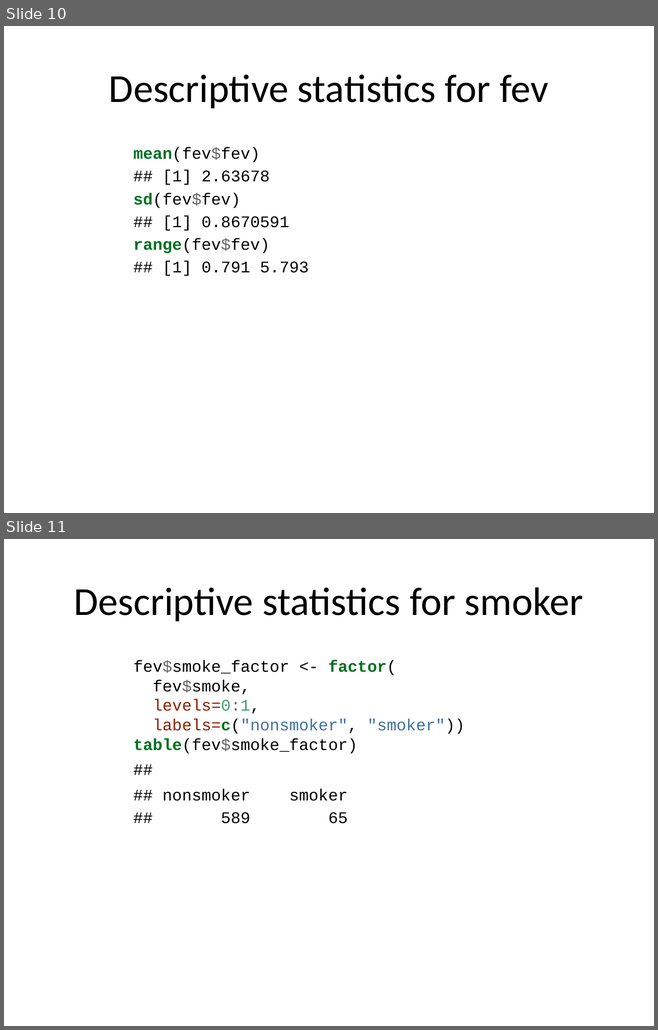
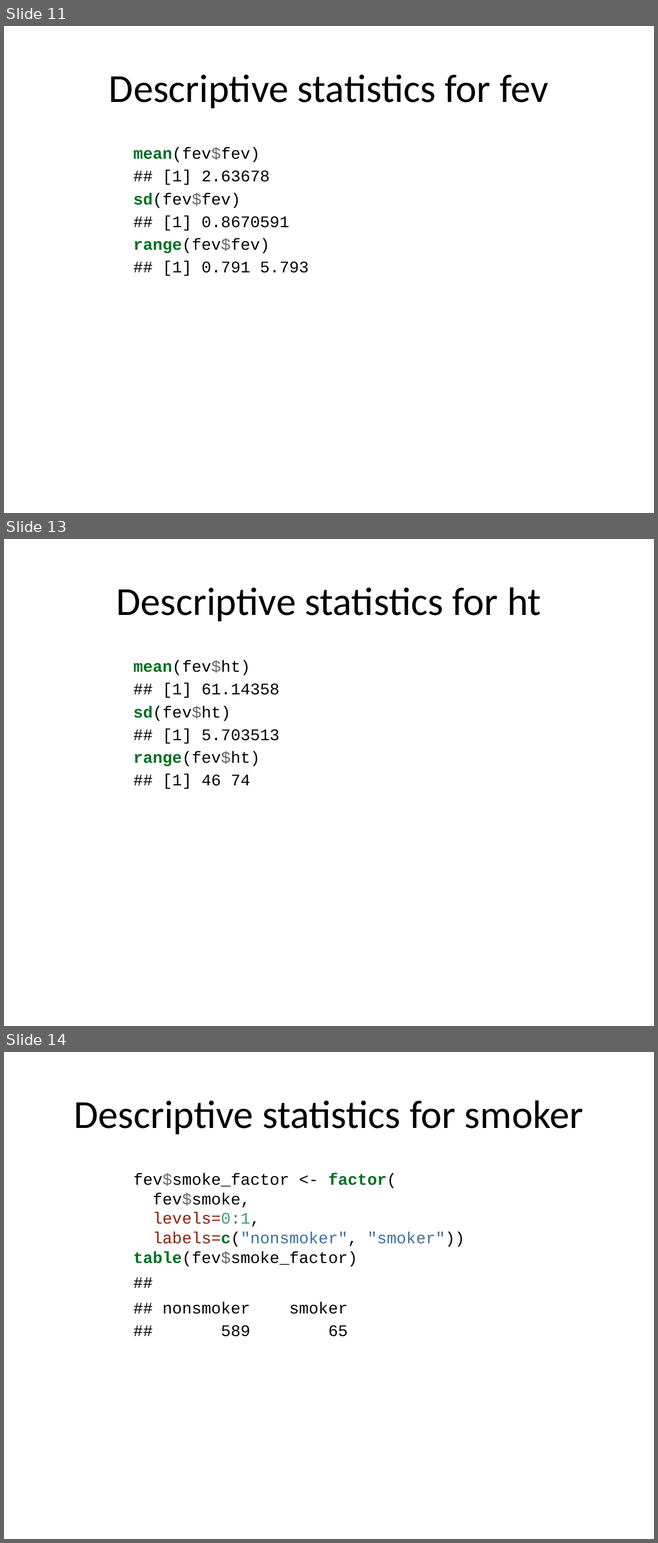
Before and after one commit to pmean/classes, a slide deck: introduction-to-r/src/v07-slides-and-speaker-notes.pptx. Shown one above the other, each under a label of ours: slides 10 and 11 before the commit, slides 11, 13 and 14 after it; the slides between them are not shown. The pictures are 658x1030 and 658x1543 pixels, drawn with LibreOffice and Linux fonts; fonts in the diff are those of the drawing. Boxes give left, top, right and bottom in pixels: in the first picture for what was removed or moved away, otherwise in the second. Text is boxed around its words. In the diff, an @@ line names an element or a change of style, - is before the commit and + after.

```diff
--- a/introduction-to-r/src/v07-slides-and-speaker-notes.pptx
+++ b/introduction-to-r/src/v07-slides-and-speaker-notes.pptx
@@ slide 13 added at (4,539,654,1026), background #FFFFFF @@
@@ title added at (117,587,540,621), 44 pt, text #000000 @@
+Descriptive statistics for ht
@@ text added at (133,660,279,789), 18 pt, text #000000 @@
+mean(fev$ht)
+## [1] 61.14358
+sd(fev$ht)
+## [1] 5.703513
+range(fev$ht)
+## [1] 46 74
@@ what was slide 10 is now slide 11 @@
@@ what was slide 11 is now slide 14 @@
```
Also in this commit, not shown: 10 slides changed, 27 other slides added, 1 slide removed, 25 other files.
